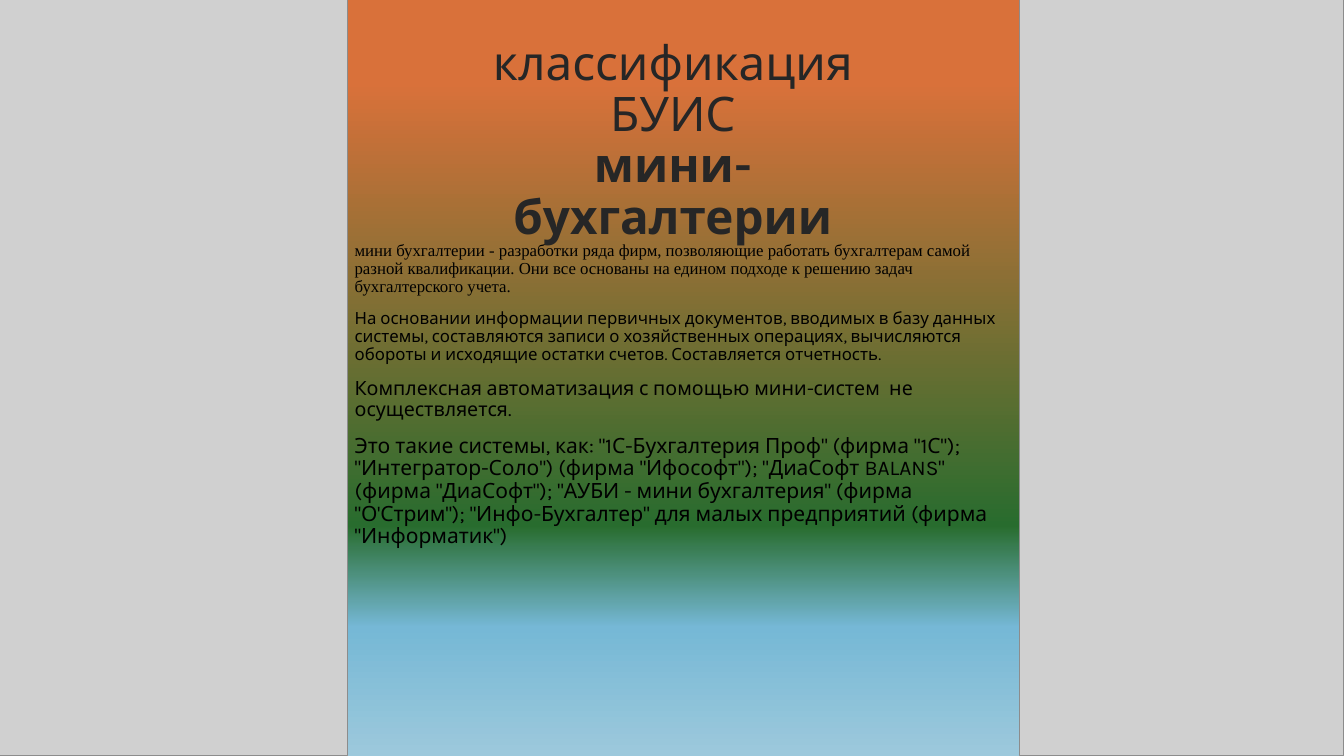
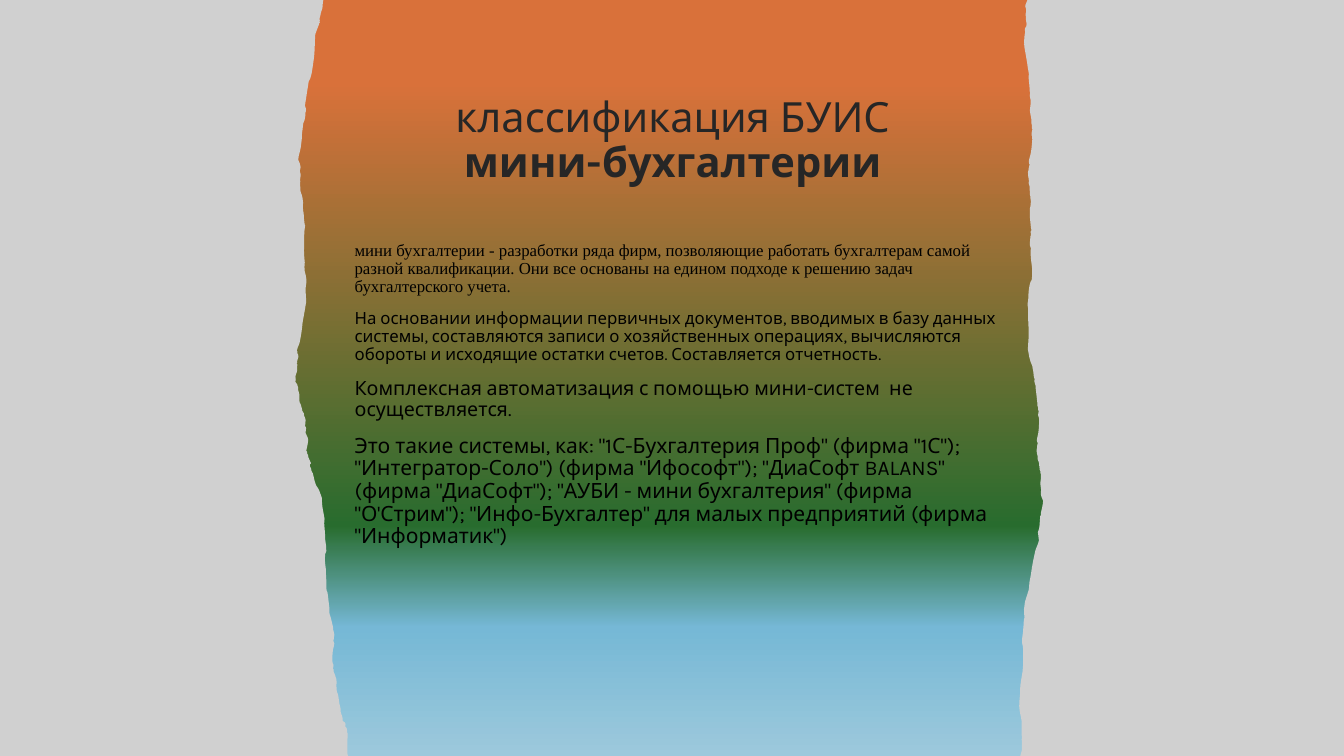
Before and after one commit to Di-Liks/Classification-of-BUIS, a slide deck: slide 6 of классификация БУИС.pptx (slide 5 before the commit). Drawn at 1344x756 pixels with LibreOffice and Linux fonts; fonts in the diff are those of the drawing; grey boxes stand for pictures. Boxes give left, top, right and bottom in pixels: in the first picture for what was removed or moved away, otherwise in the second. Text is boxed around its words. In the diff, an @@ line names an element or a change of style, - is before the commit and + after.

```diff
--- a/классификация БУИС.pptx
+++ b/классификация БУИС.pptx
@@ picture at <box>0,0,348,756</box>: outline redrawn @@
@@ picture at <box>1019,0,1344,756</box>: outline redrawn @@
@@ title "классификация БУИС мини-бухгалтерии" at <box>455,100,890,187</box>: size 34 to 29.7 pt @@
```
Also in this commit, not shown: 5 other slides changed, 1 slide added.
